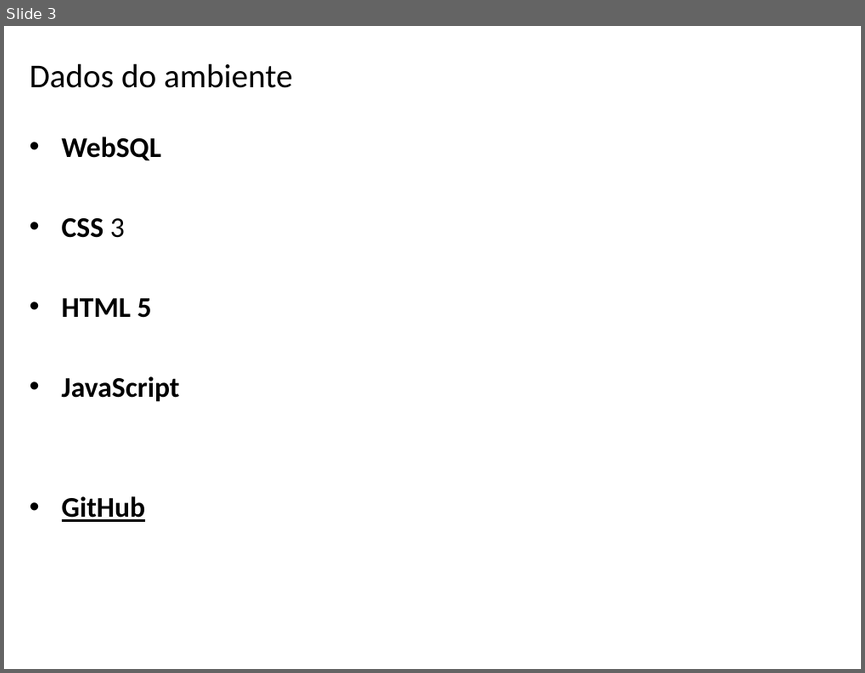
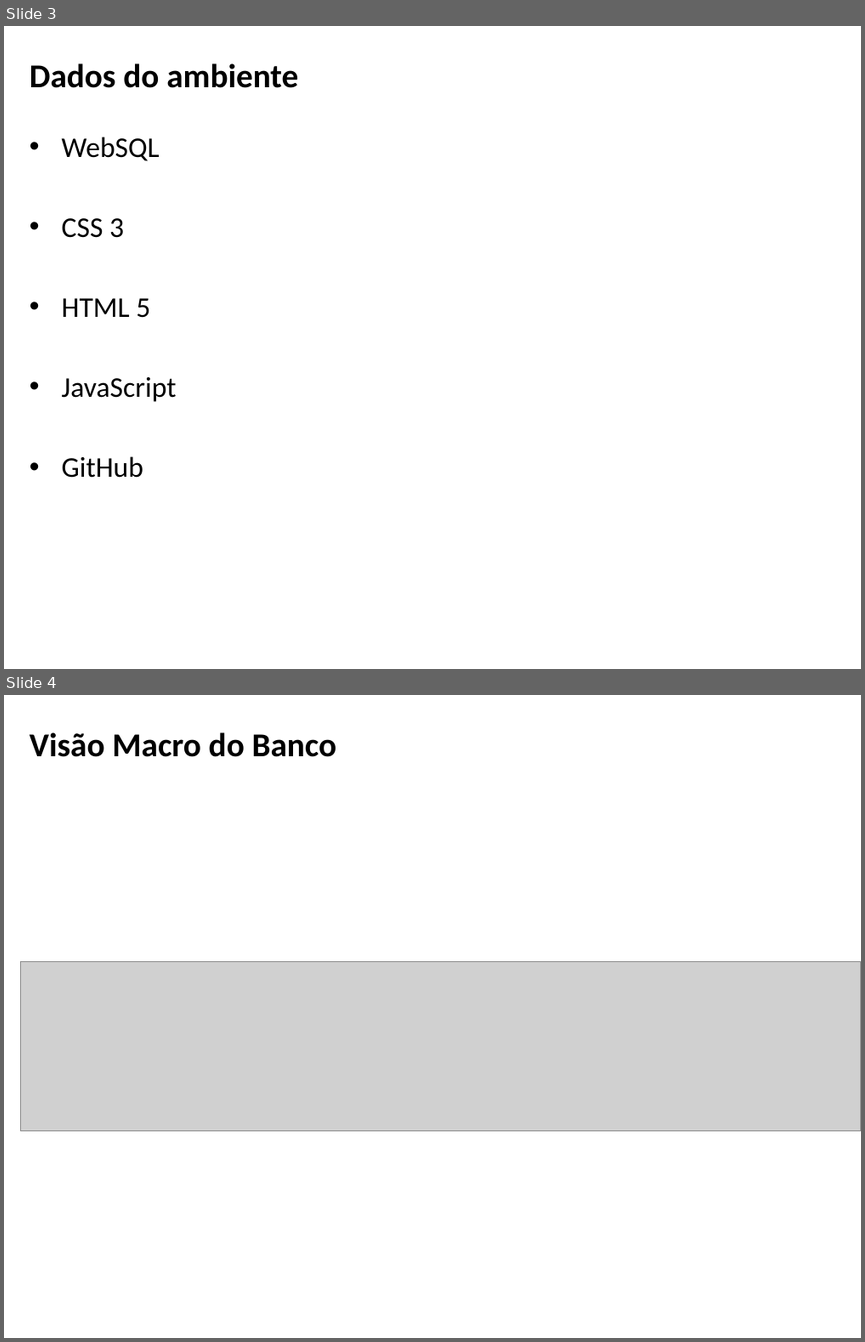
Before and after one commit to EDU23800/BSI4_PI4_CRUD_HTML, a slide deck: apresentação_fase_1.pptx. Shown one above the other, each under a label of ours: slide 3 before the commit, slides 3 and 4 after it. The pictures are 865x673 and 865x1342 pixels, drawn with LibreOffice and Linux fonts; fonts in the diff are those of the drawing; grey boxes stand for pictures; background and template pictures are left out. Boxes give left, top, right and bottom in pixels: in the first picture for what was removed or moved away, otherwise in the second. Text is boxed around its words. In the diff, an @@ line names an element or a change of style, - is before the commit and + after.

```diff
--- a/apresentação_fase_1.pptx
+++ b/apresentação_fase_1.pptx
@@ slide 4 added at (4,695,861,1338), background picture (left out) @@
@@ title added at (30,732,337,757), 28 pt, text #000000, bold @@
+Visão Macro do Banco
@@ picture added at (21,961,861,1131) @@
@@ slide 3 changed as well @@
@@ title "Dados do ambiente" at (30,63,298,88): bold on @@
@@ text "WebSQL" at (62,136,177,477): bold off; underline off in "GitHub" @@
```
Also in this commit, not shown: 2 other slides changed, 21 other slides added, 1 slide removed, 1 other file.
